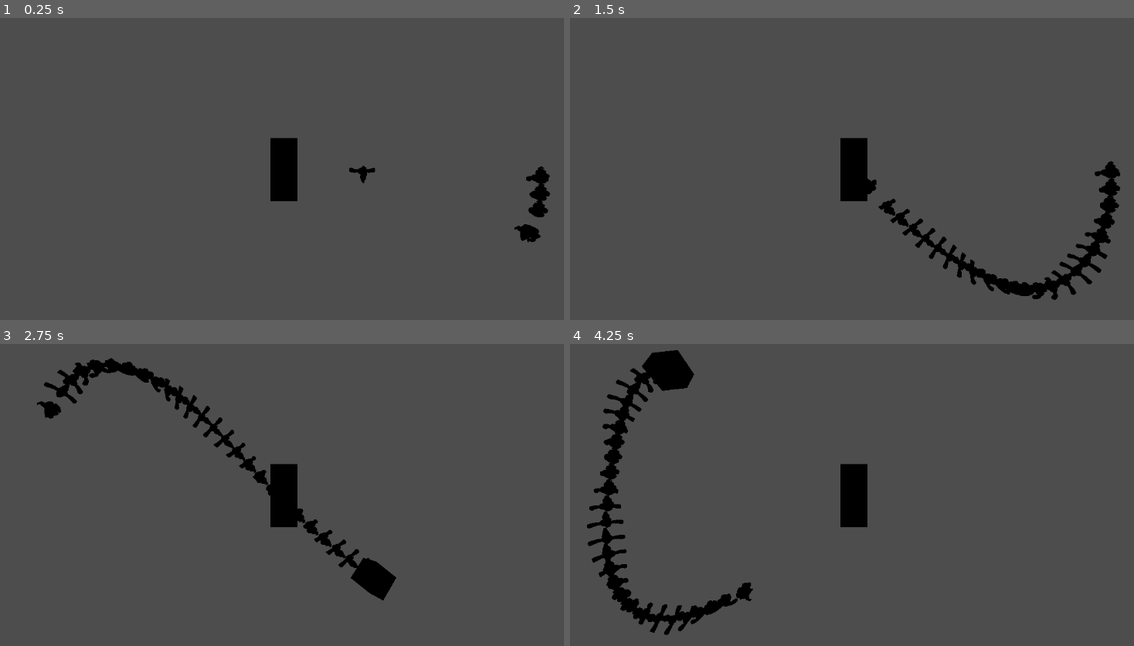
Above: before the commit, frames 1-4 (two rows, left to right).
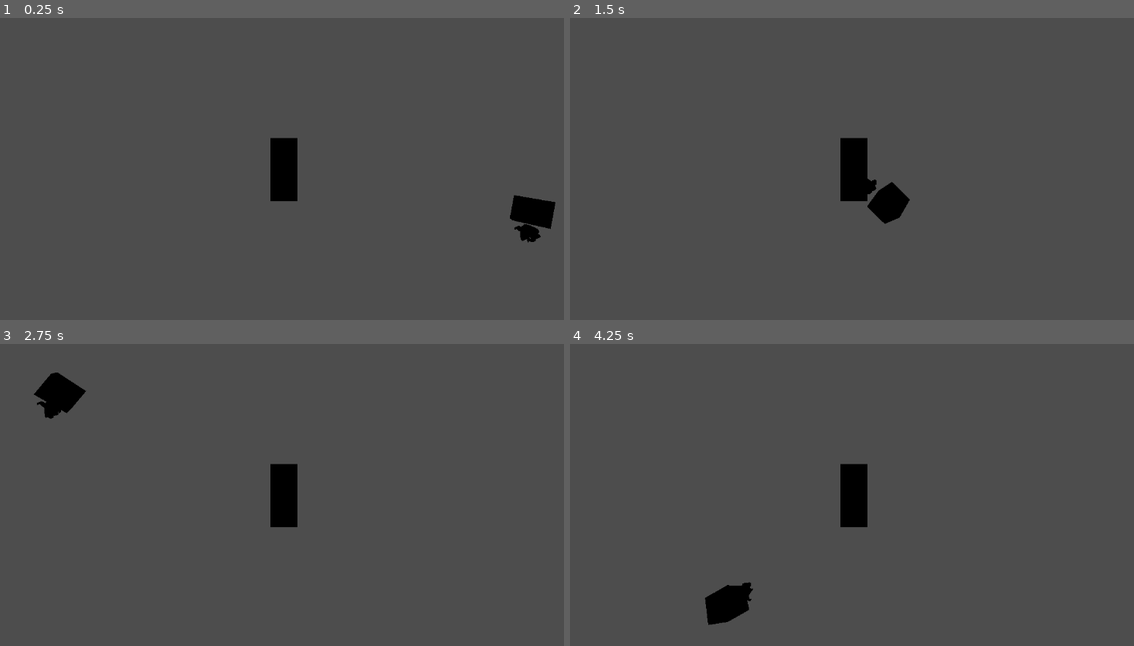
Above: after the commit, the same moments.

Repository: PlayerLegend/pinkamena-diane-daggers
Game: Godot game, scene res://Centipede/Centipede1/Test.tscn
Same seed, same stepped clock (60 frames per second), same inputs: the game is played once before the commit and once after it. This scene is started directly instead of the project's main scene.
Inputs (mouse positions are in pixels of both pictures, inside the frame that each line leads up to):
- Up to frame 1 (0.25 s): no input
- Up to frame 2 (1.5 s): tap Enter at 0.5 s; move the mouse to (987, 141) at 0.52 s; tap Shift at 0.6 s; click (987, 141) at 0.67 s; drag from (727, 175) to (823, 229) at 1.27 s
- Up to frame 3 (2.75 s): move the mouse to (344, 407) at 2.02 s; tap Alt at 2.1 s; click (344, 407) at 2.17 s
- Up to frame 4 (4.25 s): drag from (823, 555) to (671, 431) at 2.77 s; move the mouse to (1038, 537) at 3.52 s; tap Ctrl at 3.6 s; click (1038, 537) at 3.67 s

The runs differ from the first frame. In frame 1, 0.9% of the frame differs, in the area x 61-99%, y 48-70%; in frame 2, 3.0%; in frame 3, 3.2%; in frame 4, 4.2%, in the area x 3-32%, y 2-97%.
Error after the commit: Cannot call method 'instantiate' on a null value. (res://Centipede/centipede.gd:26)

Commit message:
Some polishing of the centipede code

Diff:
--- a/Centipede/centipede.gd
+++ b/Centipede/centipede.gd
@@ -3,10 +3,9 @@
 
 @export var head: Node3D
 @export var tail: Node3D
-@export var segment: PackedScene
-@export var count := 25
-@export var spacing := 0.5
-@export var speed := 4.0
+@export var segment_scene: PackedScene
+@export var segment_count := 25
+@export var segment_spacing := 0.5
 
 var _target_positions: PackedVector3Array
 var _target_rotations: PackedVector4Array
@@ -23,8 +22,8 @@
     _target_rotations.resize(len(_followers) + 1)
 
 func _instance_segments() -> void:
-    for i in range(count):
-        var _segment: PathFollow3D = segment.instantiate()
+    for i in range(segment_count):
+        var _segment: PathFollow3D = segment_scene.instantiate()
         add_child(_segment)
         _followers.append(_segment)
 
@@ -42,10 +41,10 @@
 
 
 func _physics_process(_delta: float):
-    _lerp_fac += (head.position - _last_head_pos).length() / (spacing)
+    _lerp_fac += (head.position - _last_head_pos).length() / (segment_spacing)
     _last_head_pos = head.position
     _lerp_fac = min(1.0, _lerp_fac)
-    if (_target_positions[_head_index] - head.position).length() > spacing:
+    if (_target_positions[_head_index] - head.position).length() > segment_spacing:
         _head_index = (_head_index + len(_target_positions) - 1) % len(_target_positions)
         _target_positions[_head_index] = head.position
         _target_rotations[_head_index] = _q2v(head.quaternion)
